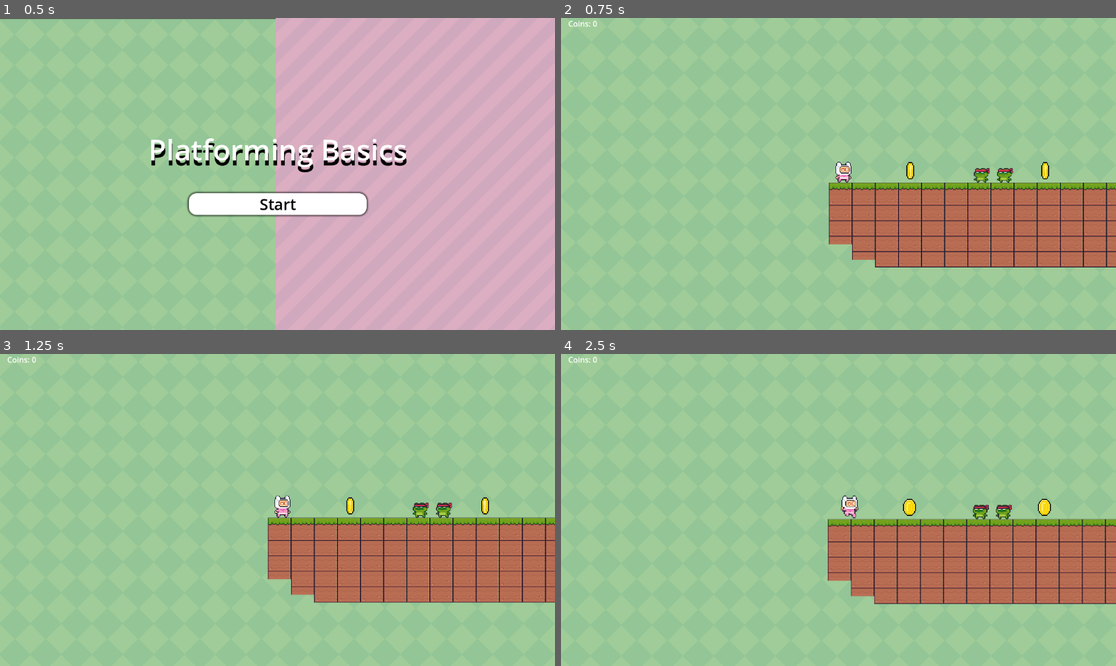
Above: before the commit, frames 1-4 (two rows, left to right).
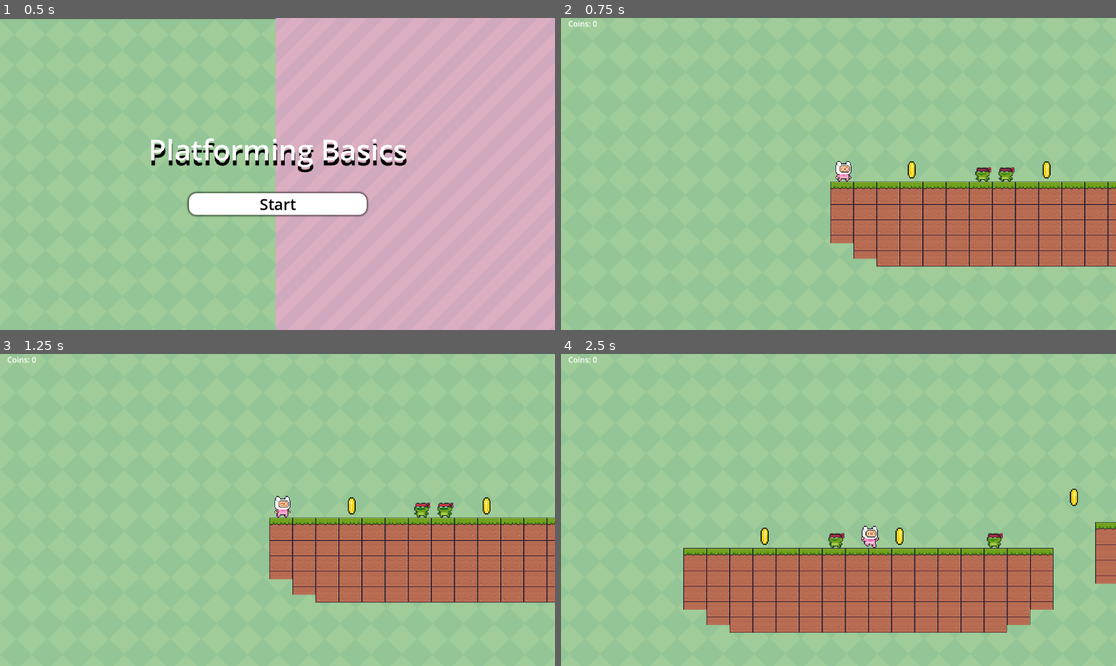
Above: after the commit, the same moments.

Repository: PhantomTrainer2/GameDevPuc
Game: Godot game, scene res://Scenes/menu.tscn
The game is run twice, just before and just after one commit, with the same random seed, the same clock (stepped at 60 frames per second) and the same inputs.
Inputs:
- Up to frame 1 (0.5 s): no input
- Up to frame 2 (0.75 s): click "Start" at 0.5 s
- Up to frame 3 (1.25 s): no input
- Up to frame 4 (2.5 s): tap Enter (ui_accept) at 1.25, 1.52, 2.27 s; hold Right (ui_right) from 1.28 s (still down); tap Z (shoot, bound only after the commit) at 1.35 s; tap 1 at 1.55, 2.1 s; tap 2 at 2.3 s

Frame 1 is identical in both runs. In frame 2, 4.5% of the frame differs, in the area x 48-100%, y 45-80%; in frame 3, 2.8%; in frame 4, 20%, in the area x 22-100%, y 43-90%.

Commit message:
chapeu 100%

Diff:
--- /dev/null
+++ b/teleplataformer/Scenes/bullet.tscn
@@ -0,0 +1,26 @@
+[gd_scene load_steps=4 format=3 uid="uid://csesmjn10210h"]
+
+[ext_resource type="Script" uid="uid://dxk2j7haptsf7" path="res://Scripts/bullet_controller.gd" id="1_oduel"]
+[ext_resource type="Texture2D" uid="uid://ecl4eb67kbb5" path="res://Assets/Items/hat.png" id="2_oduel"]
+
+[sub_resource type="CapsuleShape2D" id="CapsuleShape2D_oduel"]
+radius = 4.0
+height = 26.666668
+
+[node name="bullet" type="Area2D" groups=["bullet"]]
+script = ExtResource("1_oduel")
+
+[node name="Sprite2D" type="Sprite2D" parent="."]
+texture_filter = 1
+scale = Vector2(0.08, 0.08)
+texture = ExtResource("2_oduel")
+
+[node name="CollisionShape2D" type="CollisionShape2D" parent="."]
+position = Vector2(1, -3)
+rotation = 1.5707964
+scale = Vector2(1.5, 1.5)
+shape = SubResource("CapsuleShape2D_oduel")
+
+[connection signal="area_entered" from="." to="." method="_on_area_entered"]
+[connection signal="body_entered" from="." to="." method="_on_body_entered"]
+[connection signal="tree_exited" from="." to="." method="_on_tree_exited"]
--- a/teleplataformer/Scenes/coin.tscn
+++ b/teleplataformer/Scenes/coin.tscn
@@ -50,7 +50,7 @@
 "speed": 14.0
 }]
 
-[node name="Coin" type="Area2D"]
+[node name="Coin" type="Area2D" groups=["coin"]]
 script = ExtResource("1_2qo34")
 
 [node name="CollisionShape2D" type="CollisionShape2D" parent="."]
@@ -64,4 +64,5 @@
 autoplay = "default"
 frame_progress = 0.4961493
 
+[connection signal="area_entered" from="." to="." method="_on_area_entered"]
 [connection signal="body_entered" from="." to="." method="_on_body_entered"]
--- a/teleplataformer/Scenes/enemy.tscn
+++ b/teleplataformer/Scenes/enemy.tscn
@@ -90,7 +90,7 @@
 [sub_resource type="RectangleShape2D" id="RectangleShape2D_ne65n"]
 size = Vector2(18.959328, 21.857365)
 
-[node name="enemy" type="Area2D"]
+[node name="enemy" type="Area2D" groups=["enemy"]]
 scale = Vector2(3.2131238, 2.8386652)
 
 [node name="AnimatedSprite2D" type="AnimatedSprite2D" parent="."]
--- a/teleplataformer/Scenes/level_1.tscn
+++ b/teleplataformer/Scenes/level_1.tscn
@@ -179,23 +179,23 @@
 stretch_mode = 1
 
 [node name="Player" parent="." instance=ExtResource("3_xrdnt")]
-position = Vector2(164, 509)
+position = Vector2(161, 512)
 
 [node name="level1Music" type="AudioStreamPlayer2D" parent="Player"]
 position = Vector2(-164, -509)
 stream = ExtResource("6_evi0p")
 autoplay = true
 
-[node name="platform" type="TileMapLayer" parent="."]
+[node name="platform" type="TileMapLayer" parent="." groups=["chao"]]
 tile_map_data = PackedByteArray("AAAJACEAAAAGAAAAAAAJACIAAAAGAAEAAAAJACMAAAAGAAIAAAAKACEAAAAHAAAAAAAKACIAAAAHAAEAAAAKAC …(7984 unchanged characters)…
 tile_set = SubResource("TileSet_6bp64")
 
-[node name="platform2" type="TileMapLayer" parent="."]
+[node name="platform2" type="TileMapLayer" parent="." groups=["chao"]]
 position = Vector2(855, -54)
 tile_map_data = PackedByteArray("AAAJACEAAAAGAAAAAAAJACIAAAAGAAEAAAAJACMAAAAGAAIAAAAKACEAAAAHAAAAAAAKACIAAAAHAAEAAAAKAC …(7984 unchanged characters)…
 tile_set = SubResource("TileSet_6bp64")
 
-[node name="platform3" type="TileMapLayer" parent="."]
+[node name="platform3" type="TileMapLayer" parent="." groups=["chao"]]
 position = Vector2(1705, -58)
 tile_map_data = PackedByteArray("AAAJACEAAAAGAAAAAAAJACIAAAAGAAEAAAAJACMAAAAGAAIAAAAKACEAAAAHAAAAAAAKACIAAAAHAAEAAAAKAC …(5872 unchanged characters)…
 tile_set = SubResource("TileSet_6bp64")
--- a/teleplataformer/Scenes/level_2.tscn
+++ b/teleplataformer/Scenes/level_2.tscn
@@ -204,7 +204,7 @@
 size_flags_horizontal = 4
 text = "Coins: 0"
 
-[node name="platform" type="TileMapLayer" parent="."]
+[node name="platform" type="TileMapLayer" parent="." groups=["chao"]]
 tile_map_data = PackedByteArray("AAAJACEAAAAGAAQAAAAJACIAAAAGAAUAAAAJACMAAAAGAAYAAAAKACEAAAAHAAQAAAAKACIAAAAHAAUAAAAKAC …(7312 unchanged characters)…
 tile_set = SubResource("TileSet_055b2")
 
@@ -248,27 +248,27 @@
 scale = Vector2(0.30396783, 0.30396783)
 PointsUI = NodePath("../UI/PointsUI")
 
-[node name="enemy" parent="." instance=ExtResource("6_t7v2y")]
+[node name="enemy" parent="." groups=["enemy"] instance=ExtResource("6_t7v2y")]
 position = Vector2(461.00003, 508)
 scale = Vector2(1.7733951, 1.5647873)
 
-[node name="enemy2" parent="." instance=ExtResource("6_t7v2y")]
+[node name="enemy2" parent="." groups=["enemy"] instance=ExtResource("6_t7v2y")]
 position = Vector2(2728, 476)
 scale = Vector2(1.7733951, 1.5647873)
 
-[node name="enemy3" parent="." instance=ExtResource("6_t7v2y")]
+[node name="enemy3" parent="." groups=["enemy"] instance=ExtResource("6_t7v2y")]
 position = Vector2(1522.0001, 332)
 scale = Vector2(1.7733951, 1.5647873)
 
-[node name="enemy4" parent="." instance=ExtResource("6_t7v2y")]
+[node name="enemy4" parent="." groups=["enemy"] instance=ExtResource("6_t7v2y")]
 position = Vector2(1089, 235.99998)
 scale = Vector2(1.7733951, 1.5647873)
 
-[node name="enemy5" parent="." instance=ExtResource("6_t7v2y")]
+[node name="enemy5" parent="." groups=["enemy"] instance=ExtResource("6_t7v2y")]
 position = Vector2(880, 237)
 scale = Vector2(1.7733951, 1.5647873)
 
-[node name="enemy6" parent="." instance=ExtResource("6_t7v2y")]
+[node name="enemy6" parent="." groups=["enemy"] instance=ExtResource("6_t7v2y")]
 position = Vector2(865.00006, 396)
 scale = Vector2(1.7733951, 1.5647873)
 
--- a/teleplataformer/Scripts/area_2d.gd
+++ b/teleplataformer/Scripts/area_2d.gd
@@ -17,3 +17,10 @@
 	GameController.get_instance().points += 1
 	PointsUI.text = "Coins: " + str(GameController.get_instance().points)
 	queue_free()
+
+
+func _on_area_entered(area: Area2D) -> void:
+	if area.is_in_group("bullet"):
+		GameController.get_instance().points += 1
+		PointsUI.text = "Coins: " + str(GameController.get_instance().points)
+		queue_free()
--- a/teleplataformer/Scripts/base projeteis/bullet_controller.gd
+++ /dev/null
@@ -1,18 +0,0 @@
-extends Area2D
-
-@export var direction: Vector2
-@export var SPEED = 300.0
-
-
-# Called when the node enters the scene tree for the first time.
-func _ready() -> void:
-	pass # Replace with function body.
-
-
-# Called every frame. 'delta' is the elapsed time since the previous frame.
-func _process(delta: float) -> void:
-	position.x += direction.x * SPEED * delta
-	position.y += direction.y * SPEED * delta
-
-	if position.x < 0 or position.x > get_viewport().size.x or position.y < 0 or position.y > get_viewport().size.y:
-		queue_free()
--- a/teleplataformer/Scripts/base projeteis/character_body_2d.gd
+++ /dev/null
@@ -1,120 +0,0 @@
-extends CharacterBody2D
-
-
-@export var inventory: Array[InventorySlot]
-@export var inventoryTileMap: TileMapLayer
-@export var spritesheet: AnimatedSprite2D
-@export var lifepoints = 3
-@export var score = 0
-
-var bullet_scene = preload("res://scenes/bullet.tscn")
-
-var selected_item = null
-var direction_x = 0
-var direction_y = 0
-var cooldown_time = 1.5
-var cooldown_timeG = 0.5
-var last_direction: Vector2 = Vector2(1,0)
-const SPEED = 100.0
-var life_label
-var score_label
-
-
-func _ready():
-	life_label = get_tree().get_root().get_node("Node2D/Life")
-	score_label = get_tree().get_root().get_node("Node2D/Score")
-
-	life_label.text = "Vidas: %d" % lifepoints
-	score_label.text = "Pontos: %d" % score
-
-	for i in range(inventory.size()):
-		var slot = inventory[i]
-		var slot_sprite = Sprite2D.new()
-		if slot:
-			slot_sprite.texture = slot.item.sprite
-			slot_sprite.position.y = 8
-			slot_sprite.position.x = 16 * i + 7
-			inventoryTileMap.add_child(slot_sprite)
-
-func _input(event):
-	if event is InputEventKey:
-		if event.pressed and not event.echo: # Check for a new key press, not a held-down echo
-			if event.keycode == KEY_1:
-				selected_item = inventory[0].item
-			elif event.keycode == KEY_2:
-				selected_item = inventory[1].item
-			elif event.keycode == KEY_R:
-				get_tree().change_scene_to_file("res://scenes/node_2d.tscn")
-			elif event.keycode == KEY_SPACE and selected_item:
-				var bullet_obj = bullet_scene.instantiate()
-				var sprite = bullet_obj.get_node("Sprite2D")
-				sprite.texture = selected_item.sprite
-				bullet_obj.position = position
-				if direction_x != 0 or direction_y != 0:
-					bullet_obj.direction = Vector2(direction_x, direction_y)
-				else:
-					bullet_obj.direction = Vector2(last_direction.x, last_direction.y)
-				if selected_item.item_name == "Egg":
-					bullet_obj.SPEED = 300
-					if cooldown_time > 1.5:
-						get_parent().add_child(bullet_obj)
-						cooldown_time = 0
-				elif selected_item.item_name == "grape":
-					bullet_obj.SPEED = 100
-					if cooldown_timeG > 0.5:
-						get_parent().add_child(bullet_obj)
-						cooldown_timeG = 0
-
-func take_damage(amount):
-	lifepoints -= amount
-	life_label.text = "Vidas: %d" % lifepoints
-
-	if lifepoints <= 0:
-		get_tree().change_scene_to_file("res://scenes/node_2d.tscn")
-
-func add_score(amount: int):
-	score += amount
-	score_label.text = "Pontos: %d" % score
-
-func _physics_process(delta: float) -> void:
-
-	cooldown_time += delta
-	cooldown_timeG += delta
-	if self.position.x > 750:
-		self.position.x = 750
-	elif self.position.x < 350:
-		self.position.x = 350
-	elif self.position.y < 150:
-		self.position.y = 150
-	elif self.position.y > 500:
-		self.position.y = 500
-	direction_x = Input.get_axis("ui_left", "ui_right")
-	if direction_x:
-		velocity.x = direction_x * SPEED
-		if velocity.x > 0:
-			spritesheet.animation = "walking_right"
-		else:
-			spritesheet.animation = "walking_left"
-	else:
-		velocity.x = move_toward(velocity.x, 0, SPEED)
-
-	direction_y = Input.get_axis("ui_up", "ui_down")
-	if direction_y:
-		velocity.y = direction_y * SPEED
-		if velocity.y > 0 and not direction_x:
-			spritesheet.animation = "walking_down"
-		elif velocity.y < 0 and not direction_x:
-			spritesheet.animation = "walking_up"
-	else:
-		velocity.y = move_toward(velocity.y, 0, SPEED)
-
-	if not direction_x and not direction_y:
-		spritesheet.animation = "idle"
-
-	if direction_x != 0 or direction_y != 0:
-		last_direction = Vector2(direction_x, direction_y)
-
-	if lifepoints <= 0:
-		get_tree().change_scene_to_file("res://scenes/node_2d.tscn")
-
-	move_and_slide()
--- /dev/null
+++ b/teleplataformer/Scripts/bullet_controller.gd
@@ -0,0 +1,46 @@
+extends Area2D
+
+signal bullet_freed
+
+@export var direction: Vector2
+@export var SPEED = 500.0
+@export var start_gravity: float = 200.0  # intensidade base
+@export var gravity_scale: float = 4.0  # fator de ajuste
+var time_in_air: float = 0.0
+
+var velocity: Vector2
+var player: Node = null
+
+# Called when the node enters the scene tree for the first time.
+func _ready() -> void:
+	velocity = direction * SPEED
+
+
+# Called every frame. 'delta' is the elapsed time since the previous frame.
+func _physics_process(delta: float) -> void:
+	time_in_air += delta
+
+	var gravity_force = start_gravity * time_in_air * gravity_scale
+
+	velocity.y += gravity_force * delta
+	position += velocity * delta
+
+	if position.y >= 1000:
+		queue_free()
+
+
+func _on_tree_exited() -> void:
+	emit_signal("bullet_freed")
+
+
+func _on_body_entered(body: Node2D) -> void:
+	if body.is_in_group("chao"):
+		if player != null:
+			player.position = self.position
+		queue_free()
+
+
+func _on_area_entered(area: Area2D) -> void:
+	if area.is_in_group("enemy"):
+		area.queue_free()
+		queue_free()
--- a/teleplataformer/Scripts/character_body_2d.gd
+++ b/teleplataformer/Scripts/character_body_2d.gd
@@ -1,9 +1,15 @@
 extends CharacterBody2D
+
 var usedDJ = false
+var direction_x = 0
+var last_direction: Vector2 = Vector2(1, 0)
+var current_bullet: Area2D = null  # 🔹 guarda o projétil atual
 
 const SPEED = 300.0
 const JUMP_VELOCITY = -400.0
+
 @export var spritesheet: AnimatedSprite2D
+var bullet_scene = preload("res://Scenes/bullet.tscn")
 
 func restart_level() -> void:
 	var gc = GameController.get_instance()
@@ -12,6 +18,9 @@
 
 
 func _physics_process(delta: float) -> void:
+	direction_x = Input.get_axis("ui_left", "ui_right")
+
+	# --- Troca de nível ---
 	if GameController.get_instance().points >= 10:
 		if GameController.get_instance().current_level == 2:
 			GameController.get_instance().points = 0
@@ -21,6 +30,7 @@
 			GameController.get_instance().points = 0
 			get_tree().change_scene_to_file("res://Scenes/level_2.tscn")
 
+	# --- Controle de pulo e gravidade ---
 	if is_on_floor():
 		usedDJ = false
 
@@ -39,25 +49,59 @@
 
 	if Input.is_action_just_pressed("ui_accept") and is_on_floor():
 		velocity.y = JUMP_VELOCITY
+
+	# --- 🔫 Disparo (permitir 1 projétil por vez) ---
+	if Input.is_action_just_pressed("shoot") and current_bullet == null:
+		var bullet_obj = bullet_scene.instantiate()
+
+		var sprite = bullet_obj.get_node("Sprite2D")
+		if last_direction.x > 0:
+			bullet_obj.position.x = position.x + 30
+		else:
+			bullet_obj.position.x = position.x - 30
+		bullet_obj.position.y = position.y - 10
+		bullet_obj.direction = Vector2(last_direction.x, 0)
+		bullet_obj.SPEED = 500
+
+		bullet_obj.player = self
+		bullet_obj.connect("bullet_freed", Callable(self, "_on_bullet_freed"))
+
+		current_bullet = bullet_obj  # salva referência
+		get_parent().add_child(bullet_obj)
+
+	# --- Reiniciar fase ---
 	if Input.is_action_just_pressed("restart"):
 		restart_level()
 
+	# --- Morte ao cair ---
 	if self.position.y >= 1000:
 		restart_level()
 
+	# --- Movimento horizontal e animações ---
 	var direction := Input.get_axis("ui_left", "ui_right")
 	if direction:
 		spritesheet.flip_h = direction < 0
 		velocity.x = direction * SPEED
-		if (is_on_floor()):
+		if is_on_floor():
 			spritesheet.animation = "walking"
 	else:
 		velocity.x = move_toward(velocity.x, 0, SPEED)
-		if (is_on_floor()):
+		if is_on_floor():
 			spritesheet.animation = "idle"
+
+	# guarda a última direção
+	if direction_x != 0:
+		last_direction = Vector2(direction_x, 0)
 
 	move_and_slide()
 
+
+# --- Colisão com inimigos ---
 func _on_area_2d_area_entered(area: Area2D) -> void:
 	if area.name.contains("enemy"):
 		restart_level()
+
+
+# --- 🔹 Chamado quando o projétil é destruído ---
+func _on_bullet_freed() -> void:
+	current_bullet = null
--- a/teleplataformer/project.godot
+++ b/teleplataformer/project.godot
@@ -19,6 +19,13 @@
 
 Controller="*res://Scripts/game_controller.gd"
 
+[global_group]
+
+chao=""
+enemy=""
+coin=""
+bullet=""
+
 [input]
 
 restart={
@@ -26,3 +33,8 @@
 "events": [Object(InputEventKey,"resource_local_to_scene":false,"resource_name":"","device":-1,"window_id":0,"alt_press …(192 unchanged characters)…
 ]
 }
+shoot={
+"deadzone": 0.2,
+"events": [Object(InputEventKey,"resource_local_to_scene":false,"resource_name":"","device":-1,"window_id":0,"alt_pressed":false,"shift_pressed":false,"ctrl_pressed":false,"meta_pressed":false,"pressed":false,"keycode":0,"physical_keycode":90,"key_label":0,"unicode":122,"location":0,"echo":false,"script":null)
+]
+}
Binary file removed: teleplataformer/Assets/Items/grape.png
Binary file added: teleplataformer/Assets/Items/hat.png
Not shown, added: teleplataformer/Assets/Items/hat.png.import
Not shown, removed: teleplataformer/Scripts/base projeteis/character_body_2d.gd.uid
Renamed: teleplataformer/Scripts/base projeteis/bullet_controller.gd.uid -> teleplataformer/Scripts/bullet_controller.gd.uid
